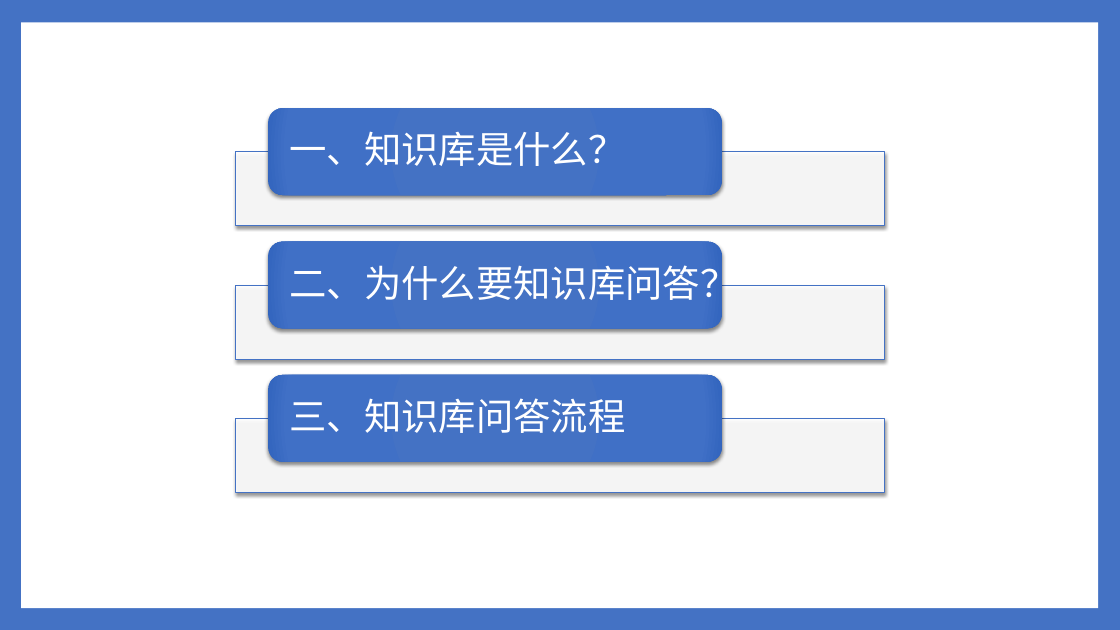
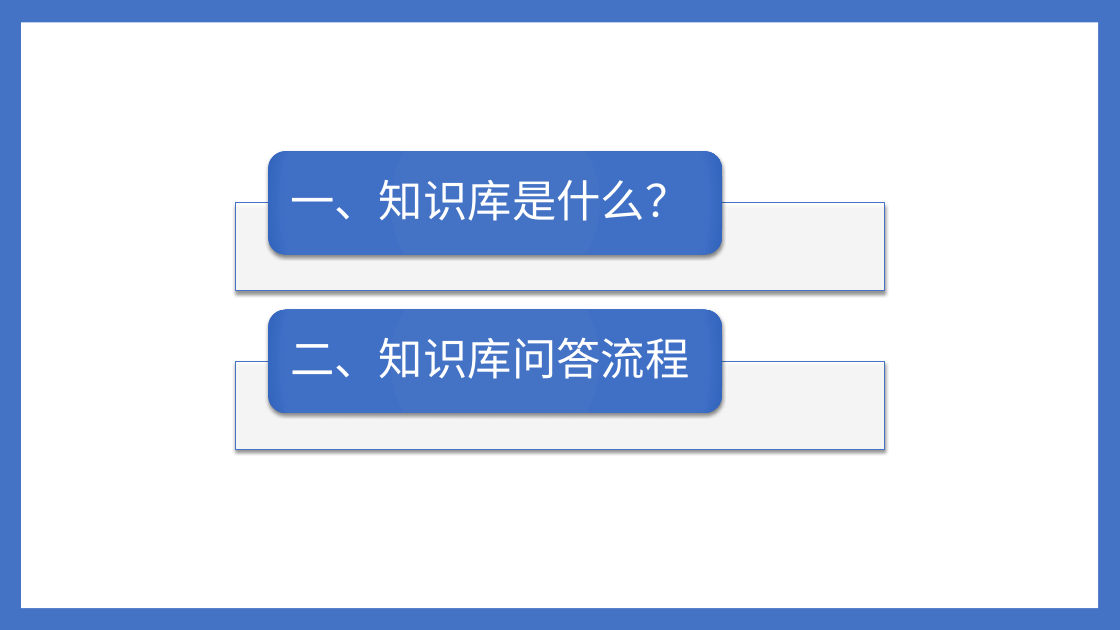
Before and after one commit to ylsdamxssjxxdd/eva, a slide deck: slide 35 of utils/软件介绍.pptx (slide 15 before the commit). Drawn at 1120x630 pixels with LibreOffice and Linux fonts; fonts in the diff are those of the drawing. Boxes give left, top, right and bottom in pixels: in the first picture for what was removed or moved away, otherwise in the second. Text is boxed around its words. In the diff, an @@ line names an element or a change of style, - is before the commit and + after.

```diff
--- a/utils/软件介绍.pptx
+++ b/utils/软件介绍.pptx
@@ rounded rectangle: place and size @@
-rounded rectangle at (268,108,723,195)
+rounded rectangle at (268,151,723,255)
@@ text "一、知识库是什么？": place and size @@
-text "一、知识库是什么？" at (289,131,625,166)
+text "一、知识库是什么？" at (290,180,689,221)
@@ text "一、知识库是什么？" at (290,180,689,221): size 32 to 38 pt; more space between paragraphs @@
@@ rectangle: place and size @@
-rectangle at (236,152,885,226)
+rectangle at (236,203,885,292)
@@ rounded rectangle removed at (268,242,723,329) @@
@@ text removed at (289,259,737,307) @@
-二、为什么要知识库问答？
@@ rectangle removed at (236,285,885,359) @@
@@ rounded rectangle: place and size @@
-rounded rectangle at (268,375,723,461)
+rounded rectangle at (268,310,723,413)
@@ text at (290,337,689,379): text changed; size 32 to 38 pt @@
-三、知识库问答流程
+二、知识库问答流程
@@ rectangle: place and size @@
-rectangle at (236,418,885,492)
+rectangle at (236,361,885,450)
```
Also in this commit, not shown: 5 other slides changed, 18 slides added, 1 slide removed, 14 other files.
